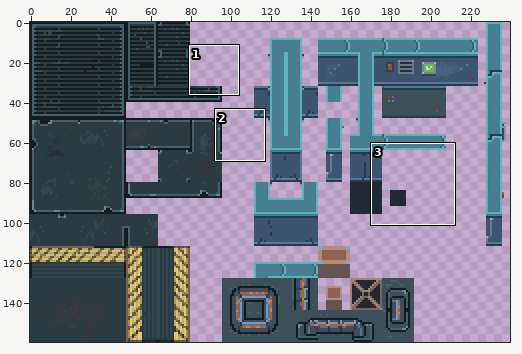
Sprite sheet: Resources/Tilemaps/tilemap lvl 1 and 2.png. Above, an overview of the earlier version with the close-up marked.
Close-up. First the earlier version:
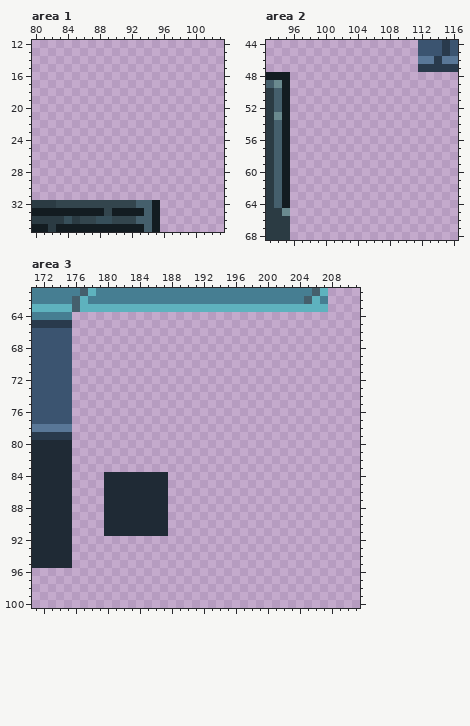
The file is 240x160 pixels. Pixels under 10% opacity are left out. Colours within 5 levels of each other are drawn and written as one. Shown: area 1: x 80..103, y 12..35; area 2: x 93..116, y 44..68; area 3: x 171..211, y 61..100. The commit also changed other parts of the picture, which this record leaves out.
And afterwards:
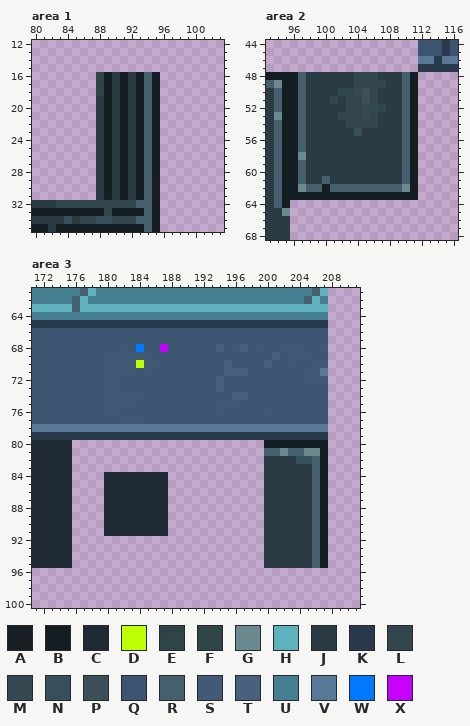
Palette (. is transparent): A #121a1ff7  B #131c21  C #1f2a35  D #bbff00  E #294143f7  F #2e4446  G #6a8a8f  H #5eb2be  J #2b3b43  K #293a4c  L #33454d  M #354953  N #374f5a  P #3d505a  Q #3b5470  R #455f6c  S #415a76  T #48617d  U #467e92  V #597797  W #0078ff  X #c400ff
From old to new:
Changed rows in their new state; - is an unchanged pixel.
Area 1:
first column x 88:
16 FBJBJBRB
17 EBJBJBRB
18 EBJBJBRB
19 JBJBJBRB
20 JBJBJBRB
21 JBJBJBRB
22 JBJBJBRB
23 JBJBJBRB
24 JBJBJBRB
25 JBJBJBRB
26 JBJBJBRB
27 JBJBJBRB
28 JBJBJBRB
29 JBJBJBRA
30 JBJBJBRA
31 JAJBJBRA
Area 2:
first column x 96:
48 BRJJJJJJLLLJJJRB
49 BRJJJJJJLLLLJJRB
50 BRJJJJLLMPLJJJRB
51 BRJJJLJLLPLJJJRB
52 BRJJJJJLLMMLJJRB
53 BRJJJJLLLMLJJJRB
54 BRJJJJJLLLLJJJRB
55 BRJJJJJJNJJJJJRB
56 BRJJJJJJJJJJJJRB
57 BRJJJJJJJJJJJJRB
58 BGJJJJJJJJJJJJRB
59 BRJJJJJJJJJJJJRB
60 BRJJJJJJJJJJJJRB
61 BRJJRJJJJJJJJJRB
62 BGRRBRRRRRRRRRGB
63 BBBBBBBBBBBBBBBB
Area 3:
first column x 176:
 64 UUUUUUUUUUUUUUUUUUUUUUUUUUUUUUUU
 65 KKKKKKKKKKKKKKKKKKKKKKKKKKKKKKKK
 66 QQQQQQQQQQQQQQQQQQQQQQQQQQQQQQQQ
 67 QQQQQQQQQQQQQQQQQQQQQQQQQQQQQQQQ
 68 QQQQQQSQWQQXQQQQQQTQSTQSQQSSSQQS
 69 QQQQSSSSSSQQQQQQQQQQQQQQQTQSSSQQ
 70 QQQQSSSSDSSQQQQQQQQTQQQQTQQSQQSS
 71 QQQQSSSSQSQQQQQQQQQTTTQQQQQQQSSV
 72 QQQQSSQQQQQQQQQQQQTQQQQQQQQQQSSS
 73 QQQQSSQQQQQQQQQQQQTQQQQQQQQQQQQQ
 74 QQQQSSSSSQQQQQQQQQQQTTQQQQQQQQQQ
 75 QQQQSSSSQQQQQQQQQQSSSQQQQQQQQQQQ
 76 QQQQSSQQQQQQQQQQQQSQQQQQSQQQQQQQ
 77 QQQQQQSSSQQQQQQQQQQQQQQQQQQQQQQQ
 78 VVVVVVVVVVVVVVVVVVVVVVVVVVVVVVVV
 79 KKKKKKKKKKKKKKKKKKKKKKKKKKKKKKKK
 80 ------------------------BBBBBBBB
 81 ------------------------RRGRRGGB
 82 ------------------------JJJJNNRB
 83 ------------------------JJJJJJRB
 84 ------------------------JJJJJJRB
 85 ------------------------JJJJJJRB
 86 ------------------------JJJJJJRB
 87 ------------------------JJJJJJRB
 88 ------------------------JJJJJJRB
 89 ------------------------JJJJJJRB
 90 ------------------------JJJJJJRB
 91 ------------------------JJJJJJRB
 92 ------------------------JJJJJJRB
 93 ------------------------JJJJJJRB
 94 ------------------------JJJJJJRB
 95 ------------------------JJJJJJRB
Boxes around the changes in both close-ups, in picture pixels (x1, y1, x2, y2):
added: (96, 72, 160, 200)
added: (290, 72, 418, 200)
added: (72, 312, 328, 568)
